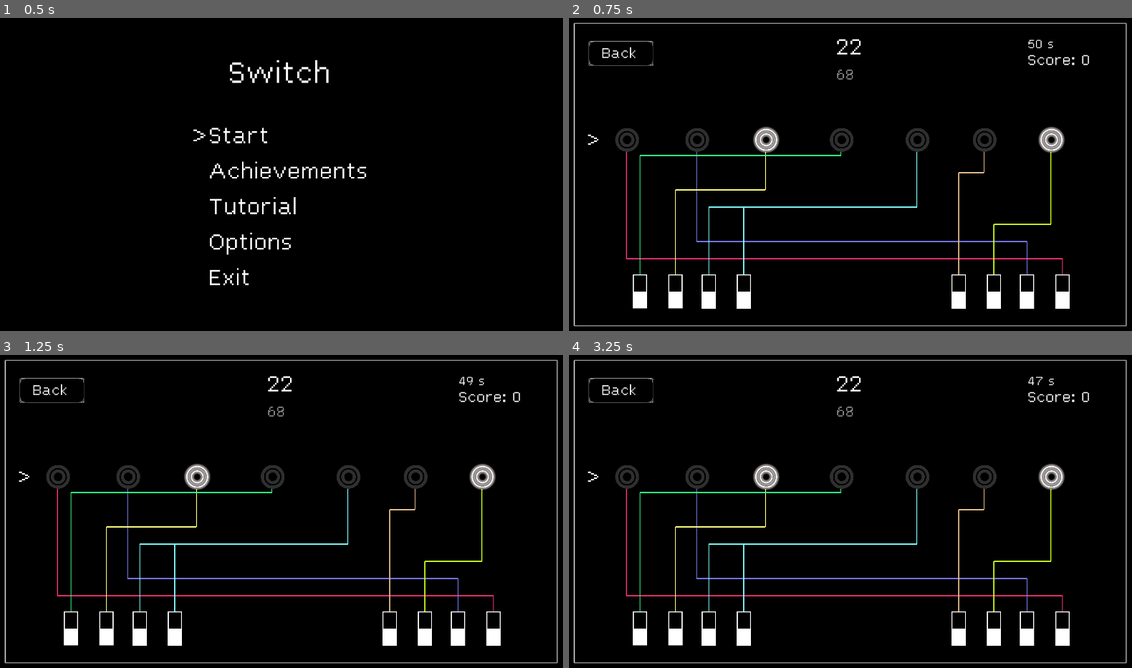
Above: before the commit, frames 1-4 (two rows, left to right).
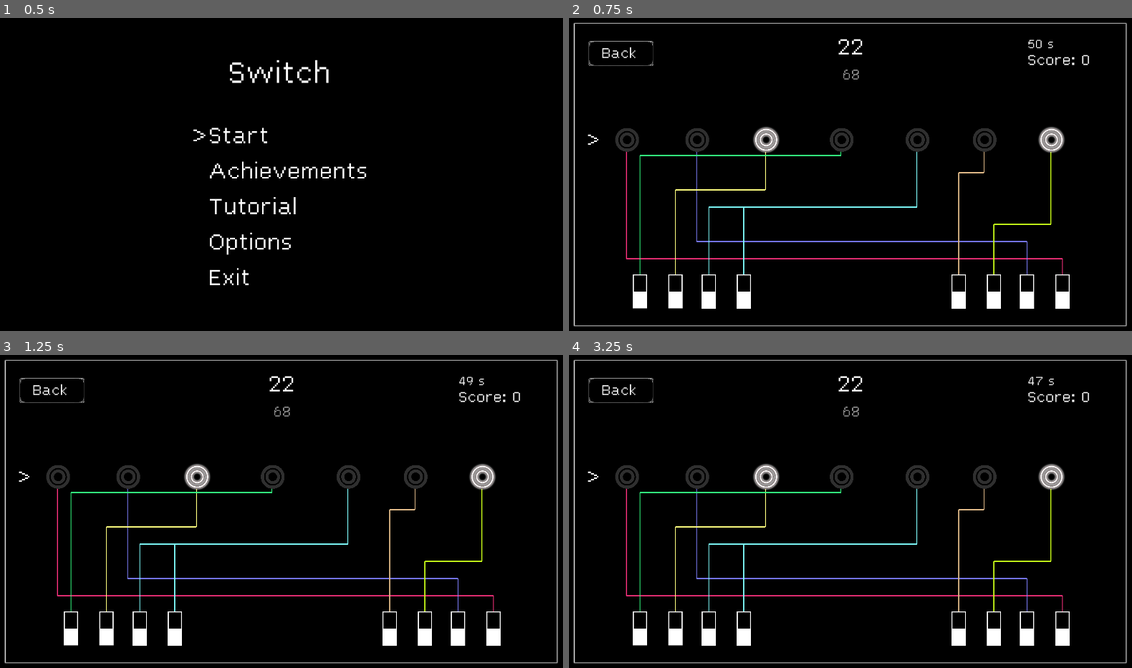
Above: after the commit, the same moments.

Repository: DragonCat4012/Switch
Game: Godot game, scene res://Scenes/menu.tscn
Two runs of this game, one before a commit and one after it. Both use one fixed random seed, a clock stepped at 60 frames per second and the inputs below.
Inputs (mouse positions are in pixels of both pictures, inside the frame that each line leads up to):
- Up to frame 1 (0.5 s): no input
- Up to frame 2 (0.75 s): tap Enter (ui_accept) at 0.5 s; move the mouse to (979, 158) at 0.52 s; hold Right (ui_right) from 0.53 s (still down); click (979, 158) at 0.67 s
- Up to frame 3 (1.25 s): keep holding Right (ui_right); tap Enter (ui_accept) at 0.77 s
- Up to frame 4 (3.25 s): tap Enter (ui_accept) at 1.25, 1.52, 2, 2.75, 3.02 s; move the mouse to (737, 527) at 1.27 s; release Right (ui_right) at 1.28 s; hold Down (ui_down) 1.28-2.03 s; move the mouse to (906, 439) at 2.02 s; hold Right (ui_right) 2.03-2.78 s; move the mouse to (822, 574) at 2.77 s; hold Up (ui_up) from 2.78 s (still down); click (822, 574) at 2.92 s

Frame 1 is identical in both runs. In frame 2, 0.2% of the frame differs, in the area x 47-53%, y 6-20%; in frame 3, 0.2%; in frame 4, 0.2%.

Commit message:
fix labels

Diff:
--- a/Scenes/game.tscn
+++ b/Scenes/game.tscn
@@ -43,21 +43,21 @@
 [node name="NumberLabel" type="Label" parent="CenterContainer/VBoxContainer"]
 custom_minimum_size = Vector2(100, 100)
 layout_mode = 2
-size_flags_horizontal = 4
 theme_override_fonts/font = ExtResource("2_q8ujg")
 theme_override_font_sizes/font_size = 90
 text = "OwO
 "
+horizontal_alignment = 1
 
 [node name="NumberPreview" type="Label" parent="CenterContainer/VBoxContainer"]
 custom_minimum_size = Vector2(100, 80)
 layout_mode = 2
-size_flags_horizontal = 4
 theme_override_colors/font_color = Color(0.564962, 0.564962, 0.564962, 1)
 theme_override_fonts/font = ExtResource("2_q8ujg")
 theme_override_font_sizes/font_size = 60
 text = "OwO
 "
+horizontal_alignment = 1
 
 [node name="MarginContainer" type="MarginContainer" parent="."]
 offset_right = 1920.0
